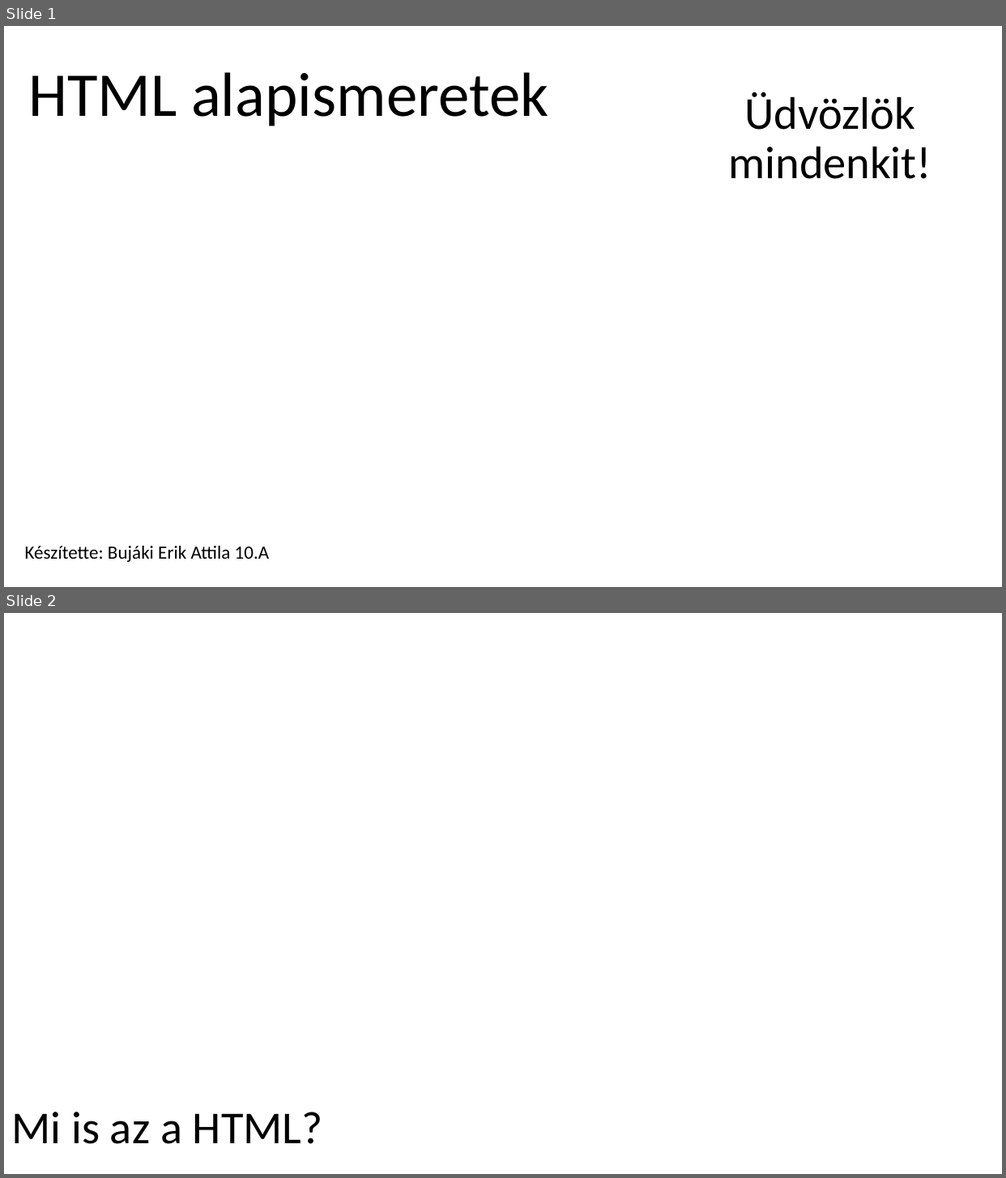
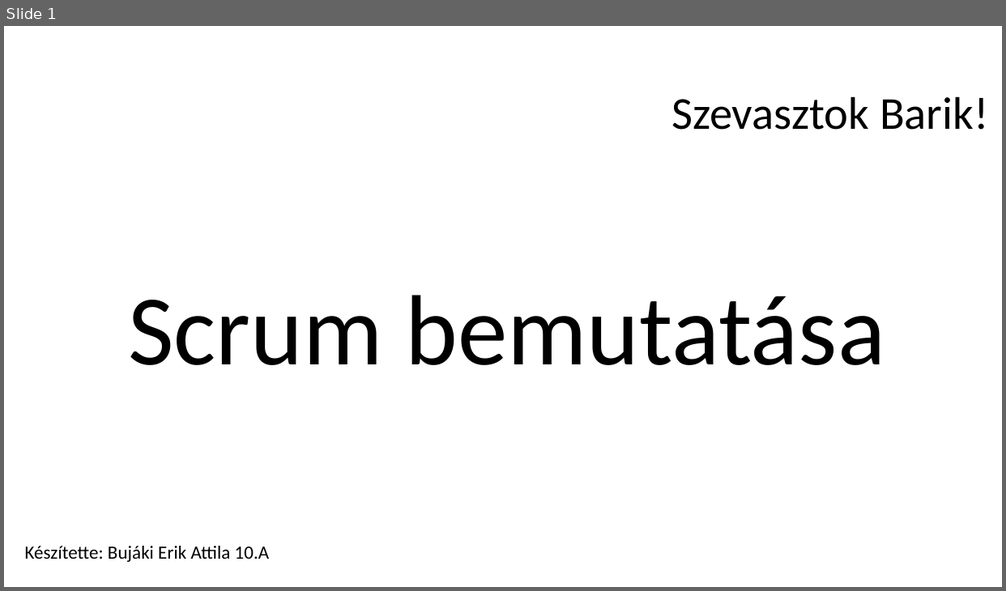
Before and after one commit to MrErik402/PPT, a slide deck: IKT Projekt feladat.pptx. Shown one above the other, each under a label of ours: slides 1 and 2 before the commit, slide 1 after it. The pictures are 1006x1178 and 1006x591 pixels, drawn with LibreOffice and Linux fonts; fonts in the diff are those of the drawing. Boxes give left, top, right and bottom in pixels: in the first picture for what was removed or moved away, otherwise in the second. Text is boxed around its words. In the diff, an @@ line names an element or a change of style, - is before the commit and + after.

```diff
--- a/IKT Projekt feladat.pptx
+++ b/IKT Projekt feladat.pptx
@@ slide 2 removed at <box>4,613,1002,1174</box>, background #FFFFFF @@
@@ title removed at <box>11,1112,323,1144</box> @@
-Mi is az a HTML?
@@ slide 1 changed as well @@
@@ title removed at <box>28,72,548,126</box> @@
-HTML alapismeretek
@@ subtitle at <box>671,96,988,130</box>: text changed @@
-Üdvözlök mindenkit!
+Szevasztok Barik!
@@ title added at <box>128,295,885,365</box>, 96 pt, text #000000 @@
+Scrum bemutatása
```
Also in this commit, not shown: 9 slides added.
